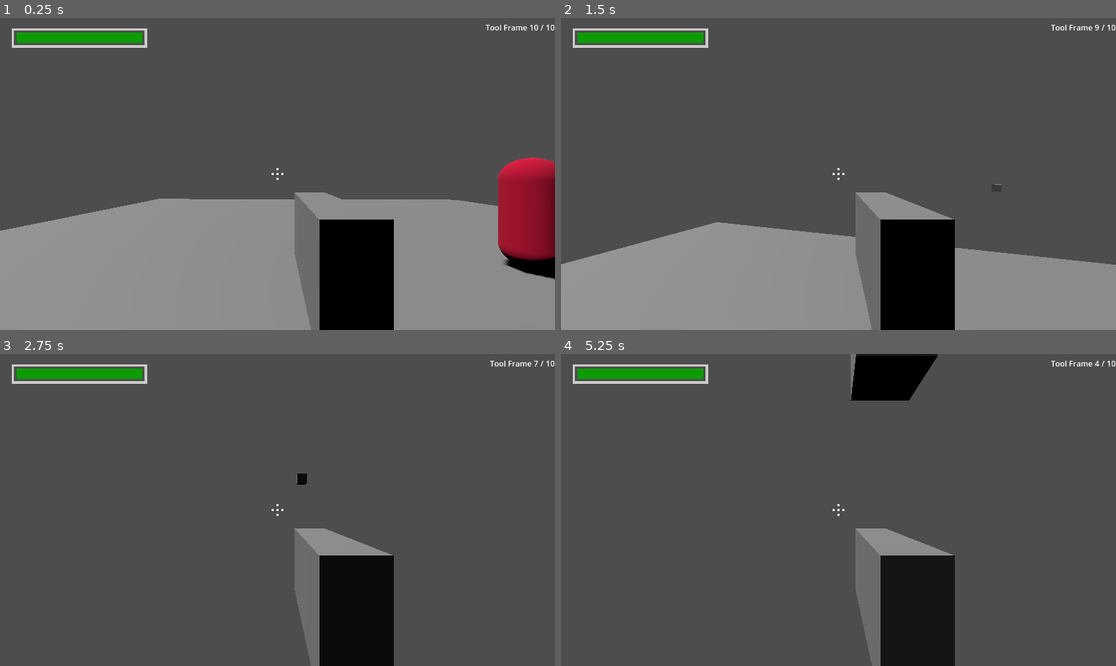
Above: before the commit, frames 1-4 (two rows, left to right).
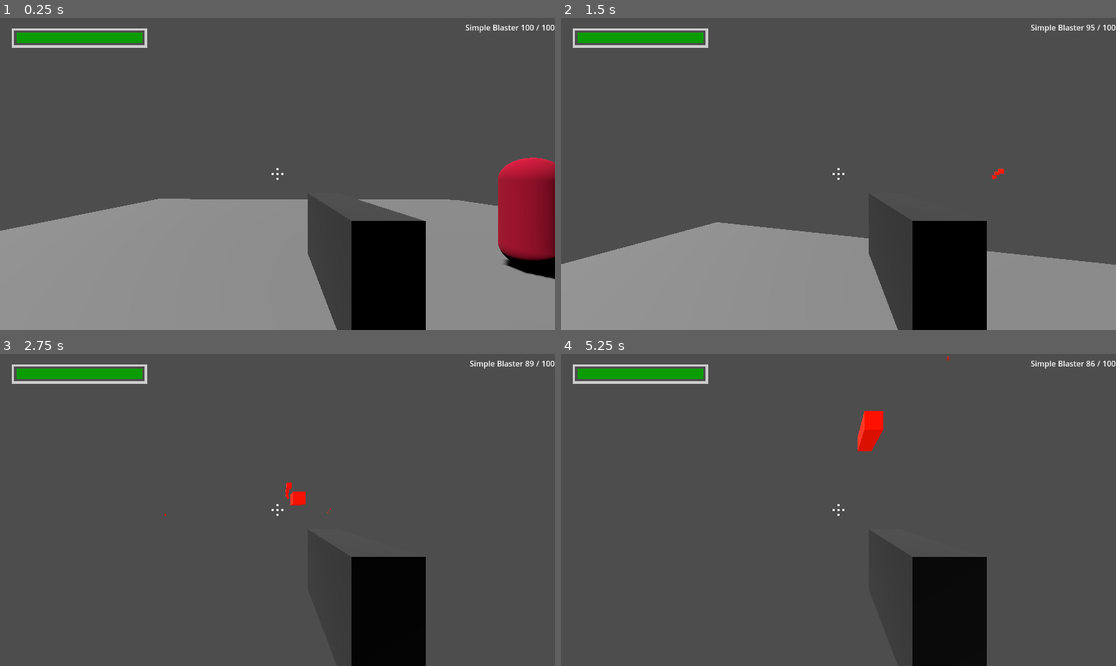
Above: after the commit, the same moments.

Repository: HarryLBonGithub/Harrys-Godot-Tools
Game: Godot game, scene res://Testing Rooms/testing_room_alpha.tscn
Same seed, same stepped clock (60 frames per second), same inputs: the game is played once before the commit and once after it. The project has no main scene, so this scene is started directly.
Inputs (mouse positions are in pixels of both pictures, inside the frame that each line leads up to):
- Up to frame 1 (0.25 s): no input
- Up to frame 2 (1.5 s): tap Enter at 0.5 s; move the mouse to (866, 174) at 0.52 s; press the mouse at (866, 174) at 0.53 s; hold W (move_forward) from 0.53 s (still down); tap Space (jump) at 0.77 s; move the mouse to (810, 174) at 1.27 s; release the mouse at (810, 174) at 1.28 s; tap Ctrl (crouch) at 1.35 s
- Up to frame 3 (2.75 s): keep holding W (move_forward); tap Space (jump) at 1.52 s; click (249, 510) at 1.55 s; move the mouse to (288, 503) at 2.02 s; press the mouse at (288, 503) at 2.03 s; tap F (flashlight) at 2.1 s
- Up to frame 4 (5.25 s): keep holding W (move_forward); move the mouse to (832, 516) at 2.77 s; release the mouse at (832, 516) at 2.78 s; tap E (interact) at 2.85 s; tap Space (jump) at 3.02, 3.77, 4.25, 4.52 s; click (832, 516) at 3.05 s; move the mouse to (877, 513) at 3.52 s; hold Shift (run) 3.53-4.28 s; click (877, 513) at 3.8 s; move the mouse to (794, 506) at 4.27 s; tap Mouse wheel down (scroll_down) at 4.35 s; click (794, 506) at 4.55 s; tap Enter at 5 s; move the mouse to (844, 510) at 5.02 s; press the mouse at (844, 510) at 5.03 s; tap Mouse wheel up (scroll_up) at 5.1 s

The runs differ from the first frame. In frame 1, 6.8% of the frame differs, in the area x 53-100%, y 2-100%; in frame 2, 6.5%; in frame 3, 6.7%; in frame 4, 8.9%, in the area x 52-100%, y 0-100%.

Commit message:
fix sound
- minor sound fixes

Diff:
--- a/Character Controllers/fps_character_controller_extended.tscn
+++ b/Character Controllers/fps_character_controller_extended.tscn
@@ -8,7 +8,7 @@
 [ext_resource type="Theme" uid="uid://cmjnqicbnobds" path="res://Themes/FillerTheme.tres" id="7_1cndl"]
 [ext_resource type="PackedScene" uid="uid://b8pmopdg2rid5" path="res://Organizers/Hand/hand.tscn" id="7_lncrl"]
 [ext_resource type="PackedScene" uid="uid://ddjlj2gpevbbb" path="res://HUD Items/Ammo Tracker/ammo_tracker.tscn" id="8_ercnn"]
-[ext_resource type="PackedScene" uid="uid://d3bu2prcof0ca" path="res://Props/Handhelds/Tool Frame/tool_frame.tscn" id="8_swgbu"]
+[ext_resource type="PackedScene" uid="uid://de7t6wqk65bq5" path="res://Props/Handhelds/Tool Frame/Simple Blaster/simple_blaster.tscn" id="8_vk2bx"]
 [ext_resource type="PackedScene" uid="uid://c1h4sh4rgqpbq" path="res://Props/Handhelds/Basic Hitscan Gun/hitscan_gun_basic.tscn" id="9_36jqq"]
 
 [sub_resource type="CapsuleMesh" id="CapsuleMesh_smuhl"]
@@ -75,8 +75,8 @@
 [node name="Hand" parent="Head" node_paths=PackedStringArray("ammoUI") instance=ExtResource("7_lncrl")]
 ammoUI = NodePath("../../PlayerUI/AmmoTracker")
 
-[node name="ToolFrame" parent="Head/Hand" instance=ExtResource("8_swgbu")]
-transform = Transform3D(1, 0, 0, 0, 1, 0, 0, 0, 1, 0.265213, -0.403045, -1.18143)
+[node name="SimpleBlaster" parent="Head/Hand" instance=ExtResource("8_vk2bx")]
+transform = Transform3D(1, 0, 0, 0, 1, 0, 0, 0, 1, 0.376497, -0.409535, -1.18817)
 
 [node name="HitscanGunBasic" parent="Head/Hand" instance=ExtResource("9_36jqq")]
 
--- /dev/null
+++ b/Props/Handhelds/Tool Frame/Simple Blaster/simple_blaster.tscn
@@ -0,0 +1,45 @@
+[gd_scene load_steps=9 format=3 uid="uid://de7t6wqk65bq5"]
+
+[ext_resource type="Script" path="res://Props/Handhelds/Tool Frame/tool_frame.gd" id="1_vpjjj"]
+[ext_resource type="PackedScene" uid="uid://dim0l6a2xqttt" path="res://Props/Handhelds/Projectile Launcher/projectile_launcher.tscn" id="2_hjowm"]
+[ext_resource type="PackedScene" uid="uid://jctjmh1fp4xm" path="res://Props/Projectiles/Bullet Projectile/blaster_bolt/blaster_bolt.tscn" id="3_gi1qi"]
+[ext_resource type="AudioStream" uid="uid://dxamylo73r2t5" path="res://Filler Assets/Blaster Fire 2 Clipped.wav" id="4_3ixag"]
+[ext_resource type="PackedScene" uid="uid://cvc7fwcb2lppn" path="res://Properties/Ammo/ammo.tscn" id="5_i7rsq"]
+[ext_resource type="AudioStream" uid="uid://carpdnyb0mhex" path="res://Filler Assets/Blaster Error.wav" id="6_qkmfp"]
+
+[sub_resource type="BoxMesh" id="BoxMesh_ct0jp"]
+size = Vector3(0.25, 0.5, 1)
+
+[sub_resource type="StandardMaterial3D" id="StandardMaterial3D_xrtcg"]
+albedo_color = Color(0.25098, 0.25098, 0.25098, 1)
+
+[node name="SimpleBlaster" type="Node3D" node_paths=PackedStringArray("actionTool", "ammoNode", "fireRate", "useSound", "emptySound")]
+script = ExtResource("1_vpjjj")
+toolName = "Simple Blaster"
+actionTool = NodePath("ProjectileLauncher")
+ammoNode = NodePath("Ammo")
+fireRate = NodePath("Timer")
+useSound = NodePath("blast")
+emptySound = NodePath("empty")
+
+[node name="MeshInstance3D" type="MeshInstance3D" parent="."]
+mesh = SubResource("BoxMesh_ct0jp")
+surface_material_override/0 = SubResource("StandardMaterial3D_xrtcg")
+
+[node name="ProjectileLauncher" parent="." instance=ExtResource("2_hjowm")]
+transform = Transform3D(1, 0, 0, 0, 1, 0, 0, 0, 1, 0, 0, -0.851349)
+projectile = ExtResource("3_gi1qi")
+
+[node name="blast" type="AudioStreamPlayer3D" parent="."]
+stream = ExtResource("4_3ixag")
+
+[node name="Ammo" parent="." instance=ExtResource("5_i7rsq")]
+maxAmmo = 100
+currentAmmo = 100
+
+[node name="Timer" type="Timer" parent="."]
+wait_time = 0.1
+
+[node name="empty" type="AudioStreamPlayer3D" parent="."]
+transform = Transform3D(1, 0, 0, 0, 1, 0, 0, 0, 1, 0.00209653, -0.00454473, 0.000233412)
+stream = ExtResource("6_qkmfp")
--- a/Props/Handhelds/Tool Frame/tool_frame.gd
+++ b/Props/Handhelds/Tool Frame/tool_frame.gd
@@ -29,6 +29,7 @@
 		return
 	useTool()
 	readyTool()
+	dryFire()
 
 func useTool():
 	if Input.is_action_pressed("use_tool"):
@@ -38,7 +39,6 @@
 
 		if ammoNode:
 			if ammoNode.currentAmmo <=0:
-				dryFire()
 				readyToFire = false
 				return
 			else:
@@ -66,6 +66,11 @@
 		readyToFire = true
 
 func dryFire():
-	if emptySound and readyToFire:
+	if not ammoNode:
+		return
+
+	if ammoNode.currentAmmo > 0:
+		return
+
+	if Input.is_action_just_pressed("use_tool"):
 		emptySound.play()
-	return
--- a/Props/Handhelds/Tool Frame/tool_frame.tscn
+++ b/Props/Handhelds/Tool Frame/tool_frame.tscn
@@ -1,37 +1,12 @@
-[gd_scene load_steps=9 format=3 uid="uid://d3bu2prcof0ca"]
+[gd_scene load_steps=3 format=3 uid="uid://d3bu2prcof0ca"]
 
 [ext_resource type="Script" path="res://Props/Handhelds/Tool Frame/tool_frame.gd" id="1_0pe6u"]
-[ext_resource type="PackedScene" uid="uid://dim0l6a2xqttt" path="res://Props/Handhelds/Projectile Launcher/projectile_launcher.tscn" id="2_egnec"]
-[ext_resource type="PackedScene" uid="uid://b2aexqm1egw0n" path="res://Props/Projectiles/Bullet Projectile/bullet_projectile.tscn" id="3_2xxni"]
-[ext_resource type="PackedScene" uid="uid://cvc7fwcb2lppn" path="res://Properties/Ammo/ammo.tscn" id="4_6fl7y"]
-[ext_resource type="AudioStream" uid="uid://carpdnyb0mhex" path="res://Filler Assets/Blaster Error.wav" id="4_acvud"]
-[ext_resource type="AudioStream" uid="uid://dxamylo73r2t5" path="res://Filler Assets/Blaster Fire 2 Clipped.wav" id="5_261ve"]
-[ext_resource type="AudioStream" uid="uid://u8wcusk5mosr" path="res://Filler Assets/Blaster Reload.wav" id="6_kdmb2"]
 
 [sub_resource type="BoxMesh" id="BoxMesh_ct0jp"]
 size = Vector3(0.25, 0.5, 1)
 
-[node name="ToolFrame" type="Node3D" node_paths=PackedStringArray("actionTool", "ammoNode", "useSound", "emptySound", "reloadSound")]
+[node name="ToolFrame" type="Node3D"]
 script = ExtResource("1_0pe6u")
-actionTool = NodePath("ProjectileLauncher")
-ammoNode = NodePath("Ammo")
-useSound = NodePath("blast")
-emptySound = NodePath("empty")
-reloadSound = NodePath("reload")
 
 [node name="MeshInstance3D" type="MeshInstance3D" parent="."]
 mesh = SubResource("BoxMesh_ct0jp")
-
-[node name="ProjectileLauncher" parent="." instance=ExtResource("2_egnec")]
-projectile = ExtResource("3_2xxni")
-
-[node name="empty" type="AudioStreamPlayer3D" parent="."]
-stream = ExtResource("4_acvud")
-
-[node name="blast" type="AudioStreamPlayer3D" parent="."]
-stream = ExtResource("5_261ve")
-
-[node name="reload" type="AudioStreamPlayer3D" parent="."]
-stream = ExtResource("6_kdmb2")
-
-[node name="Ammo" parent="." instance=ExtResource("4_6fl7y")]
--- /dev/null
+++ b/Props/Projectiles/Bullet Projectile/blaster_bolt/blaster_bolt.tscn
@@ -0,0 +1,48 @@
+[gd_scene load_steps=8 format=3 uid="uid://jctjmh1fp4xm"]
+
+[ext_resource type="PackedScene" uid="uid://c1h1nawfw1pbb" path="res://Props/Projectiles/projectile.tscn" id="1_glspr"]
+[ext_resource type="Script" path="res://Props/Projectiles/Bullet Projectile/bullet_projectile.gd" id="2_apd2i"]
+[ext_resource type="PackedScene" uid="uid://j2lecpaynqf8" path="res://Properties/Damage Box/damage_box.tscn" id="3_jlel0"]
+
+[sub_resource type="BoxShape3D" id="BoxShape3D_4jvod"]
+resource_local_to_scene = true
+size = Vector3(0.5, 0.5, 0.5)
+
+[sub_resource type="CapsuleShape3D" id="CapsuleShape3D_ajae5"]
+radius = 0.332077
+height = 1.17729
+
+[sub_resource type="BoxMesh" id="BoxMesh_wyquo"]
+size = Vector3(0.25, 0.25, 1)
+
+[sub_resource type="StandardMaterial3D" id="StandardMaterial3D_dyluj"]
+albedo_color = Color(0.843137, 0, 0.00392157, 1)
+emission_enabled = true
+emission = Color(0.854902, 0.0823529, 0, 1)
+
+[node name="BulletProjectile" instance=ExtResource("1_glspr")]
+gravity_scale = 0.0
+script = ExtResource("2_apd2i")
+speed = 50
+
+[node name="CollisionShape3D" parent="." index="0"]
+shape = SubResource("BoxShape3D_4jvod")
+
+[node name="Lifetime" parent="." index="1"]
+wait_time = 2.0
+
+[node name="DamageBox" parent="." index="2" instance=ExtResource("3_jlel0")]
+damage = 5
+
+[node name="DamageShape" parent="DamageBox" index="0"]
+transform = Transform3D(1, 0, 0, 0, 0.0195987, 0.999808, 0, -0.999808, 0.0195987, 0, 0, 0)
+shape = SubResource("CapsuleShape3D_ajae5")
+
+[node name="MeshInstance3D" parent="." index="3"]
+mesh = SubResource("BoxMesh_wyquo")
+surface_material_override/0 = SubResource("StandardMaterial3D_dyluj")
+
+[connection signal="area_entered" from="DamageBox" to="." method="_on_damage_box_area_entered"]
+[connection signal="body_entered" from="DamageBox" to="." method="_on_damage_box_body_entered"]
+
+[editable path="DamageBox"]
--- a/Props/Projectiles/Bullet Projectile/bullet_projectile.tscn
+++ b/Props/Projectiles/Bullet Projectile/bullet_projectile.tscn
@@ -6,9 +6,6 @@
 
 [sub_resource type="BoxShape3D" id="BoxShape3D_4jvod"]
 resource_local_to_scene = true
-size = Vector3(0.5, 0.5, 0.5)
-
-[sub_resource type="BoxMesh" id="BoxMesh_qcb3x"]
 size = Vector3(0.5, 0.5, 0.5)
 
 [sub_resource type="CapsuleShape3D" id="CapsuleShape3D_ajae5"]
@@ -22,10 +19,7 @@
 [node name="CollisionShape3D" parent="." index="0"]
 shape = SubResource("BoxShape3D_4jvod")
 
-[node name="MeshInstance3D2" type="MeshInstance3D" parent="." index="2"]
-mesh = SubResource("BoxMesh_qcb3x")
-
-[node name="DamageBox" parent="." index="3" instance=ExtResource("3_23pi6")]
+[node name="DamageBox" parent="." index="2" instance=ExtResource("3_23pi6")]
 
 [node name="DamageShape" parent="DamageBox" index="0"]
 transform = Transform3D(1, 0, 0, 0, 0.0195987, 0.999808, 0, -0.999808, 0.0195987, 0, 0, 0)
--- a/Props/Projectiles/projectile.tscn
+++ b/Props/Projectiles/projectile.tscn
@@ -7,6 +7,7 @@
 size = Vector3(0.5, 0.5, 0.5)
 
 [sub_resource type="SphereMesh" id="SphereMesh_mehym"]
+resource_local_to_scene = true
 radius = 0.25
 height = 0.5
 
Not shown: 1 places in Props/Projectiles/Bullet Projectile/bullet_projectile.tscn that only renumber resources
